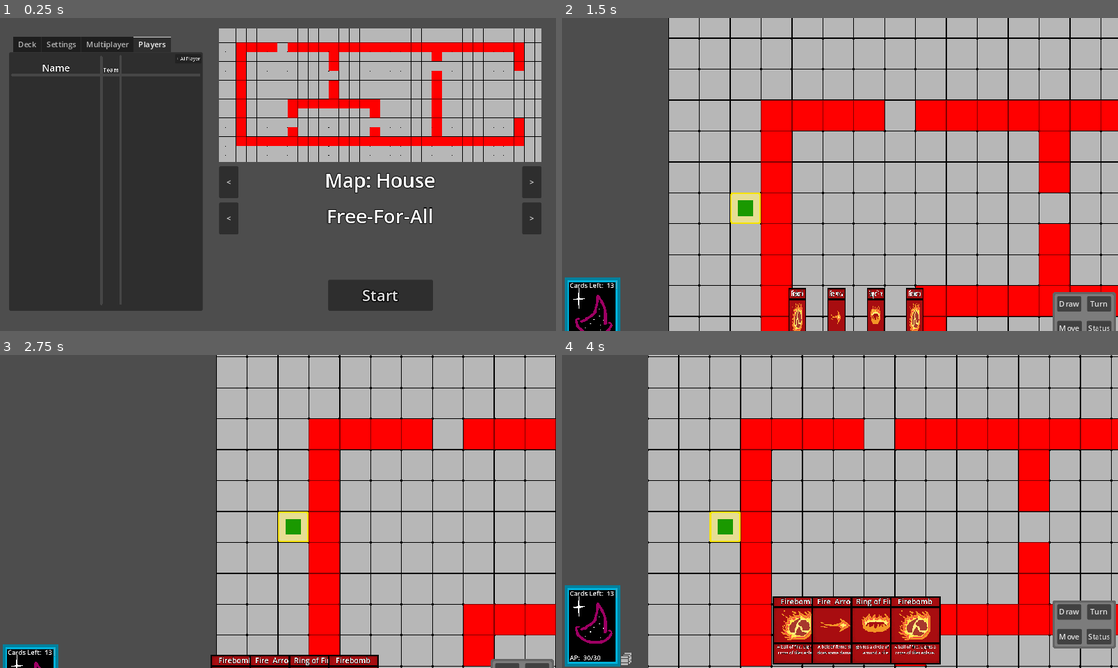
Above: before the commit, frames 1-4 (two rows, left to right).
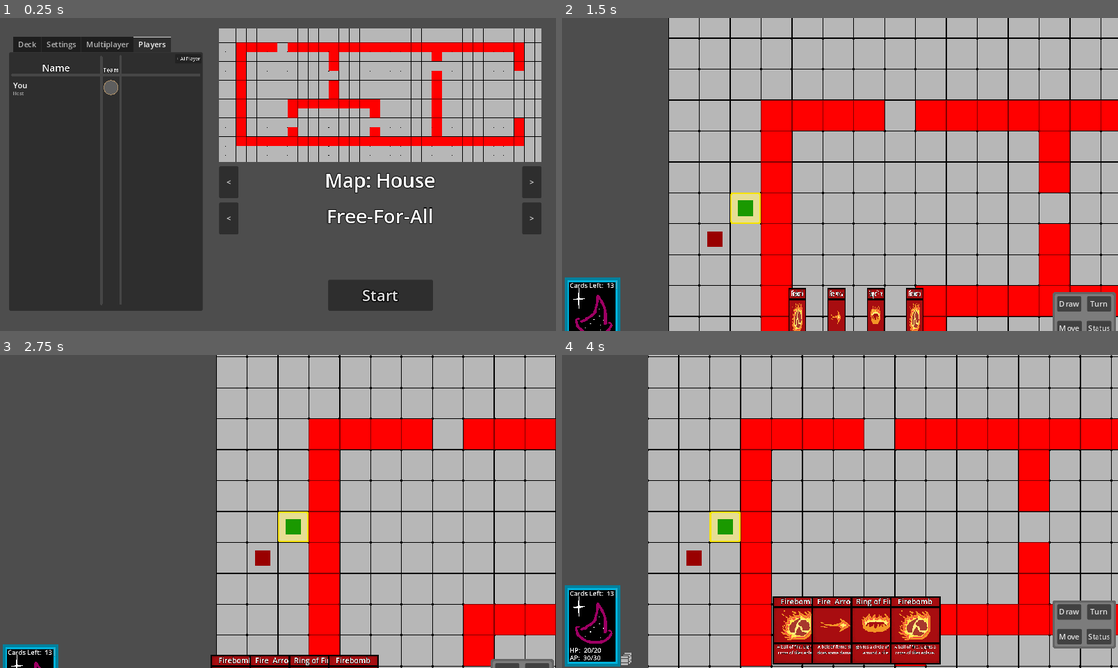
Above: after the commit, the same moments.

Repository: Ratatatang/Motes
Game: Godot game, scene res://Scenes/MainMenu/HostGameScreen.tscn
Two runs of this game, one before a commit and one after it. Both use one fixed random seed, a clock stepped at 60 frames per second and the inputs below.
Inputs (mouse positions are in pixels of both pictures, inside the frame that each line leads up to):
- Up to frame 1 (0.25 s): no input
- Up to frame 2 (1.5 s): click "+ AI Player" at 0.5 s; click "Start" at 1.25 s
- Up to frame 3 (2.75 s): drag from (289, 586) to (333, 442) at 2.02 s
- Up to frame 4 (4 s): tap Enter at 2.75 s; drag from (728, 527) to (851, 646) at 2.77 s; move the mouse to (895, 442) at 3.52 s; hold D (right) from 3.53 s (still down); hold R (rotate) from 3.53 s (still down)

The runs differ from the first frame. In frame 1, 0.1% of the frame differs, in the area x 2-22%, y 19-25%; in frame 2, 0.1%; in frame 3, 0.1%; in frame 4, 0.2%, in the area x 1-26%, y 62-96%.

Commit message:
Got player added AI players functioning

Diff:
--- a/Scenes/Combat/Board/Entities/Enemy.tscn
+++ b/Scenes/Combat/Board/Entities/Enemy.tscn
@@ -1,6 +1,44 @@
-[gd_scene load_steps=2 format=3 uid="uid://cyegpgns5rb3o"]
+[gd_scene load_steps=3 format=3 uid="uid://cyegpgns5rb3o"]
 
 [ext_resource type="Script" path="res://Scripts/Combat/Entities/EnemyData/EnemyClass.gd" id="1_647va"]
+
+[sub_resource type="SceneReplicationConfig" id="SceneReplicationConfig_um3ix"]
+properties/0/path = NodePath(".:position")
+properties/0/spawn = true
+properties/0/replication_mode = 2
+properties/1/path = NodePath(".:curHP")
+properties/1/spawn = true
+properties/1/replication_mode = 2
+properties/2/path = NodePath(".:curAP")
+properties/2/spawn = true
+properties/2/replication_mode = 2
+properties/3/path = NodePath(".:entityID")
+properties/3/spawn = true
+properties/3/replication_mode = 2
+properties/4/path = NodePath(".:firstTile")
+properties/4/spawn = true
+properties/4/replication_mode = 2
+properties/5/path = NodePath(".:team")
+properties/5/spawn = true
+properties/5/replication_mode = 2
+properties/6/path = NodePath(".:isAI")
+properties/6/spawn = true
+properties/6/replication_mode = 2
+properties/7/path = NodePath(".:curDeck")
+properties/7/spawn = true
+properties/7/replication_mode = 2
+properties/8/path = NodePath(".:maxAP")
+properties/8/spawn = true
+properties/8/replication_mode = 2
+properties/9/path = NodePath(".:maxHandSize")
+properties/9/spawn = true
+properties/9/replication_mode = 2
+properties/10/path = NodePath(".:maxHP")
+properties/10/spawn = true
+properties/10/replication_mode = 2
+properties/11/path = NodePath(".:packagedHand")
+properties/11/spawn = true
+properties/11/replication_mode = 1
 
 [node name="Enemy" type="CharacterBody2D"]
 script = ExtResource("1_647va")
@@ -41,3 +79,6 @@
 target_position = Vector2(0, 0)
 collision_mask = 32
 hit_from_inside = true
+
+[node name="MultiplayerSynchronizer" type="MultiplayerSynchronizer" parent="."]
+replication_config = SubResource("SceneReplicationConfig_um3ix")
--- a/Scenes/MainMenu/HostGameScreen.tscn
+++ b/Scenes/MainMenu/HostGameScreen.tscn
@@ -67,6 +67,7 @@
 theme_override_font_sizes/font_size = 32
 
 [node name="Host" type="Button" parent="SettingsTabs/TabContainer/Multiplayer"]
+unique_name_in_owner = true
 layout_mode = 0
 offset_left = 10.0
 offset_top = 13.0
@@ -174,6 +175,7 @@
 text = "Team"
 
 [node name="AddAIPlayer" type="Button" parent="SettingsTabs/TabContainer/Players"]
+unique_name_in_owner = true
 layout_mode = 0
 offset_left = 344.0
 offset_top = 4.0
--- a/Scenes/Master.tscn
+++ b/Scenes/Master.tscn
@@ -1900,7 +1900,6 @@
 
 [node name="UI" type="Control" parent="Node2D/Combat/UI"]
 unique_name_in_owner = true
-visible = false
 layout_mode = 3
 anchors_preset = 0
 offset_top = 555.0
@@ -1945,6 +1944,17 @@
 theme_override_constants/outline_size = 5
 theme_override_font_sizes/normal_font_size = 40
 text = "AP:  30/30"
+
+[node name="HPLabel" type="RichTextLabel" parent="Node2D/Combat/UI/UI/CardBack"]
+offset_left = -39.0
+offset_top = 33.6666
+offset_right = 247.0
+offset_bottom = 93.6666
+scale = Vector2(0.28, 0.28)
+theme_override_colors/font_outline_color = Color(0, 0, 0, 1)
+theme_override_constants/outline_size = 5
+theme_override_font_sizes/normal_font_size = 40
+text = "HP:  20/20"
 
 [node name="Buttons" type="Control" parent="Node2D/Combat/UI/UI"]
 layout_mode = 3
@@ -2054,10 +2064,10 @@
 anchor_top = 0.5
 anchor_right = 0.5
 anchor_bottom = 0.5
-offset_left = 550.0
-offset_top = 917.0
-offset_right = 630.0
-offset_bottom = 917.0
+offset_left = -26.0
+offset_top = 593.0
+offset_right = 54.0
+offset_bottom = 593.0
 grow_horizontal = 2
 grow_vertical = 2
 size_flags_horizontal = 4
--- a/Scripts/Combat/Board/BoardFX.gd
+++ b/Scripts/Combat/Board/BoardFX.gd
@@ -28,8 +28,8 @@
 	dataGrid = grid.duplicate(true)
 	entityGrid = grid.duplicate(true)
 
-@rpc("any_peer")
-func addEntity(entity, gridPos, team = "Player", parentID = 1, randID = randi()):
+@rpc("any_peer", "call_local")
+func addEntity(entity, gridPos, parentID, team = "Player", randID = randi()):
 	var newEntity = load(entity).instantiate()
 
 	newEntity.AStarGrid = %Services.getAStar()
--- a/Scripts/Combat/CombatMaster.gd
+++ b/Scripts/Combat/CombatMaster.gd
@@ -13,6 +13,7 @@
 var currentAction = actions.NONE
 
 var playerScene = "res://Scenes/Combat/Board/Entities/Player.tscn"
+var enemyScene = "res://Scenes/Combat/Board/Entities/Enemy.tscn"
 
 func _ready():
 	%UI.visible = false
@@ -21,9 +22,12 @@
 		var gamemode = MasterInfo.gameInfo[0]
 
 		for id in MasterInfo.playerIDs.keys():
-			var playerInfo = MasterInfo.gameInfo[1].get(id)
+
+			if id == 0:
+				continue
 
 			var playerID = MasterInfo.playerIDs.get(id)
+			var playerInfo = MasterInfo.gameInfo[1].get(id)
 			var team
 			var startingPoint
 
@@ -46,12 +50,40 @@
 
 			var entityID = randi()
 
-			%Environment.addEntity(playerScene, startingPoint, team, id, entityID)
+			%Environment.addEntity.rpc(playerScene, startingPoint, id, team, entityID)
 
-			for pid in MasterInfo.playerIDs.keys():
-				%Environment.addEntity.rpc_id(pid, playerScene, startingPoint, team, id, entityID)
+		if MasterInfo.playerIDs.has(0):
 
-		#%Environment.addEntity("res://Scenes/Combat/Board/Entities/Enemy.tscn", %Environment.getRandomStartPoint(randi_range(0, 4)), "tweerbf")
+			var AIInfo = MasterInfo.gameInfo[1].get(0)
+			var id = 0
+
+			for AI in MasterInfo.playerIDs.get(0):
+				var playerInfo = AIInfo[id]
+				var team
+				var startingPoint
+
+				match gamemode:
+					"FreeForAll":
+						team = AI
+						startingPoint = %Environment.getRandomStartPoint(randi_range(0, 4))
+					"Teams":
+						team = playerInfo[0]
+
+						match team:
+							"Red":
+								startingPoint = %Environment.getRandomStartPoint(0)
+							"Blue":
+								startingPoint = %Environment.getRandomStartPoint(1)
+							"Green":
+								startingPoint = %Environment.getRandomStartPoint(2)
+							"Yellow":
+								startingPoint = %Environment.getRandomStartPoint(4)
+
+				var entityID = randi()
+
+				%Environment.addEntity.rpc(enemyScene, startingPoint, 0, team, entityID)
+
+				id += 1
 
 		%Services.beginGame()
 
--- a/Scripts/Combat/CombatServices.gd
+++ b/Scripts/Combat/CombatServices.gd
@@ -232,16 +232,16 @@
 			if(enoughAP(card.cost)):
 				decrementAP(card.cost)
 
-				%AnimationCard.passData(card)
-				%ScreenAnimations.play("useCard")
-
 				useCard(tilePos, selectedCharacter, card)
+				%Combat.cardUsed(card.packageToDict())
 
 				getHand().erase(card)
 
 func useCard(tilePos, entity, card, rotation = areaRotation):
 	for target in card.targeting:
 		target.call(tilePos, %Environment.getTileEntity(tilePos), entity, rotation)
+		%UI.updateAPLabel()
+		%UI.updateHPLabel()
 
 	cardsHistory.append([card, entity])
 
@@ -290,8 +290,13 @@
 			%UI.enableUI()
 			%UI.loadHand(selectedCharacter)
 			%UI.updateLabels()
+
+		elif entity.parentID == 0:
+			executeAI()
+
 		else:
-			loadCharacter.rpc_id(entity.parentID)
+			var ID = entity.parentID
+			loadCharacter.rpc_id(ID)
 
 
 func loadCharacterSingleplayer(entity):
@@ -529,6 +534,8 @@
 func getCurHP():
 	return selectedCharacter.curHP
 
+func getIsAI():
+	return selectedCharacter.isAI
 
 func enoughAP(num : int):
 	return selectedCharacter.enoughAP(num)
@@ -544,6 +551,8 @@
 
 func damage(num : int, type = null):
 	selectedCharacter.damage(num, type)
+	%UI.updateHPLabel()
 
 func heal(num : int):
 	selectedCharacter.heal(num)
+	%UI.updateHPLabel()
--- a/Scripts/Global/GlobalFX.gd
+++ b/Scripts/Global/GlobalFX.gd
@@ -15,6 +15,7 @@
 	numberLabel.position = position+Vector2(randf_range(-20, 20), randf_range(-20, 20))
 	numberLabel.text = text
 	numberLabel.z_index = 5
+	numberLabel.scale = Vector2(1.5, 1.5)
 
 	numberLabel.label_settings = LabelSettings.new()
 	numberLabel.label_settings.font_color = "#FFFFFF"
@@ -46,6 +47,7 @@
 	numberLabel.position = position+Vector2(randf_range(-20, 20), randf_range(-20, 20))
 	numberLabel.text = str(value)
 	numberLabel.z_index = 5
+	numberLabel.scale = Vector2(1.5, 1.5)
 
 	numberLabel.label_settings = LabelSettings.new()
 	var colors = typeColors[type]
@@ -78,6 +80,7 @@
 	numberLabel.position = position+Vector2(randf_range(-20, 20), randf_range(-20, 20))
 	numberLabel.text = str(value)
 	numberLabel.z_index = 5
+	numberLabel.scale = Vector2(1.5, 1.5)
 
 	numberLabel.label_settings = LabelSettings.new()
 	numberLabel.label_settings.font_color = "#13D300"
--- a/Scripts/MainMenu/HostGameScreen.gd
+++ b/Scripts/MainMenu/HostGameScreen.gd
@@ -16,6 +16,8 @@
 	if "--server" in OS.get_cmdline_args():
 		hostDedicated()
 
+	sendPlayerInfo(1, "You")
+
 func playerConnect(id):
 	print("Player Connected: "+ str(id))
 
@@ -24,23 +26,42 @@
 
 func connectToServer():
 	print("Connected to server!")
+
 	%Start.disabled = true
 	%Join.disabled = true
+	%AddAIPlayer.disabled = true
 	$Buttons/ScrollGamemodeLeft.visible = false
 	$Buttons/ScrollGamemodeRight.visible = false
+
+	for child in %PlayersList.get_children():
+			child.queue_free()
+
+	MasterInfo.playerIDs = {}
+
 	sendPlayerInfo.rpc_id(1, multiplayer.get_unique_id(), %Name.text)
 
 func connectionFailed():
 	print("Failed to connect to server!")
 
 @rpc("any_peer")
-func sendPlayerInfo(id, playerID):
-	if !MasterInfo.playerIDs.has(id):
-		MasterInfo.playerIDs.merge({id: playerID})
+func sendPlayerInfo(id, playerID, AIPlayer = false):
+	if !MasterInfo.playerIDs.has(id) or id == 0:
+
+		if id == 0:
+			if MasterInfo.playerIDs.has(0):
+				if !MasterInfo.playerIDs.get(0).has(playerID):
+					MasterInfo.playerIDs.get(0).append(playerID)
+				else:
+					return
+			else:
+				MasterInfo.playerIDs.merge({id: [playerID]})
+		else:
+			MasterInfo.playerIDs.merge({id: playerID})
 
 		var newPlayer = playerListing.instantiate()
 		newPlayer.setPlayerName(playerID)
 		newPlayer.id = id
+		newPlayer.AIPlayer = AIPlayer
 
 		if id == 1:
 			newPlayer.togglePlayerHost(true)
@@ -55,7 +76,14 @@
 
 	if multiplayer.is_server():
 		for i in MasterInfo.playerIDs.keys():
+			if i == 0:
+				continue
+
 			sendPlayerInfo.rpc(i, MasterInfo.playerIDs.get(i))
+
+		if MasterInfo.playerIDs.has(0):
+			for AI in MasterInfo.playerIDs.get(0):
+				sendPlayerInfo.rpc(0, AI)
 
 @rpc("any_peer", "call_local")
 func startGame():
@@ -92,9 +120,16 @@
 			print("Cannot Host! Error: "+error)
 			return
 
+		for child in %PlayersList.get_children():
+			child.queue_free()
+
+		MasterInfo.playerIDs = {}
+
+		sendPlayerInfo(1, %Name.text)
+
 		multiplayer.set_multiplayer_peer(MasterInfo.peer)
-		sendPlayerInfo(multiplayer.get_unique_id(), %Name.text)
 		%Join.disabled = true
+		%Host.disabled = true
 		print("Waiting for players...")
 
 func hostDedicated():
@@ -118,13 +153,16 @@
 		multiplayer.set_multiplayer_peer(MasterInfo.peer)
 
 func _on_start_pressed():
-	if MasterInfo.singleplayer:
-		MasterInfo.playerIDs.merge({1: "player"})
-
 	var playerInfo = {}
 
 	for player in %PlayersList.get_children():
-		playerInfo.merge({player.id: player.packageInfo()})
+		if player.id == 0:
+			if playerInfo.has(0):
+				playerInfo.get(0).append(player.packageInfo())
+			else:
+				playerInfo.merge({0: [player.packageInfo()]})
+		else:
+			playerInfo.merge({player.id: player.packageInfo()})
 
 	MasterInfo.gameInfo = [gamemodesList[gamemode], playerInfo]
 
@@ -148,23 +186,12 @@
 		_on_scroll_gamemode_right.rpc()
 
 func _on_add_ai_player_pressed():
-	var newPlayer = playerListing.instantiate()
-	newPlayer.AIPlayer = true
-
 	var AIPlayers = 0
 	for player in %PlayersList.get_children():
 		if(player.AIPlayer):
 			AIPlayers += 1
 
 	if AIPlayers == 0:
-		newPlayer.setPlayerName("AI Player")
+		sendPlayerInfo(0, "AI Player", true)
 	else:
-		newPlayer.setPlayerName("AI Player " + str(AIPlayers))
-
-	match gamemodesList[gamemode]:
-		"FreeForAll":
-			newPlayer.toggleTeams(false)
-		"Teams":
-			newPlayer.toggleTeams(true)
-
-	%PlayersList.add_child(newPlayer)
+		sendPlayerInfo(0, "AI Player " + str(AIPlayers), true)
--- a/Scripts/UI/UI.gd
+++ b/Scripts/UI/UI.gd
@@ -29,6 +29,10 @@
 @rpc("any_peer")
 func updateAPLabel():
 	$CardBack/APLabel.text = "AP:  "+str(%Services.getCurAP())+"/"+str(%Services.getMaxAP())
+
+@rpc("any_peer")
+func updateHPLabel():
+	$CardBack/HPLabel.text = "HP:  "+str(%Services.getCurHP())+"/"+str(%Services.getMaxHP())
 
 func updateCardsLabel():
 	$CardBack/CardsLabel.text = "Cards Left:  "+str(%Services.getCurDeck().size())
